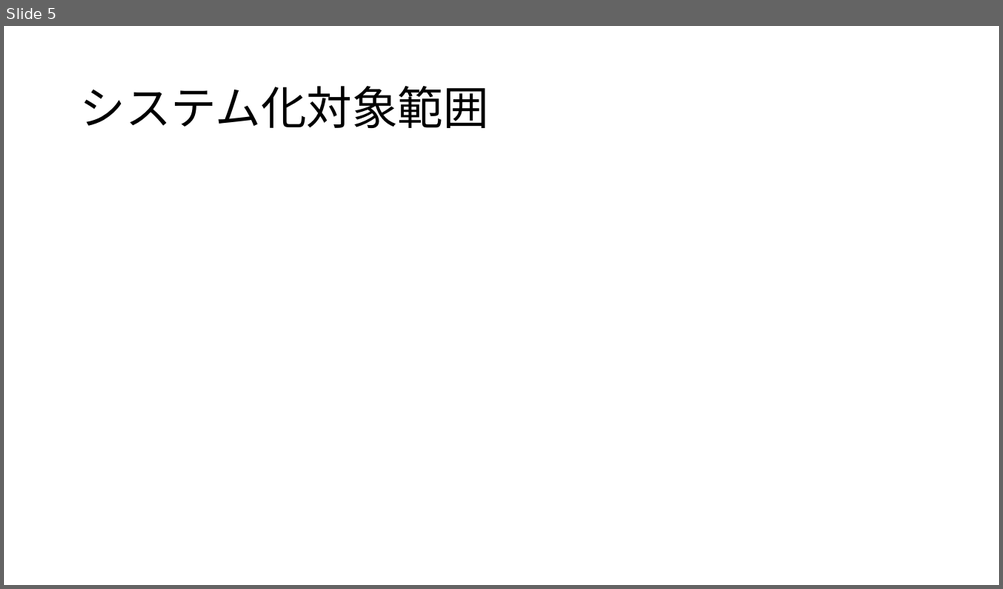
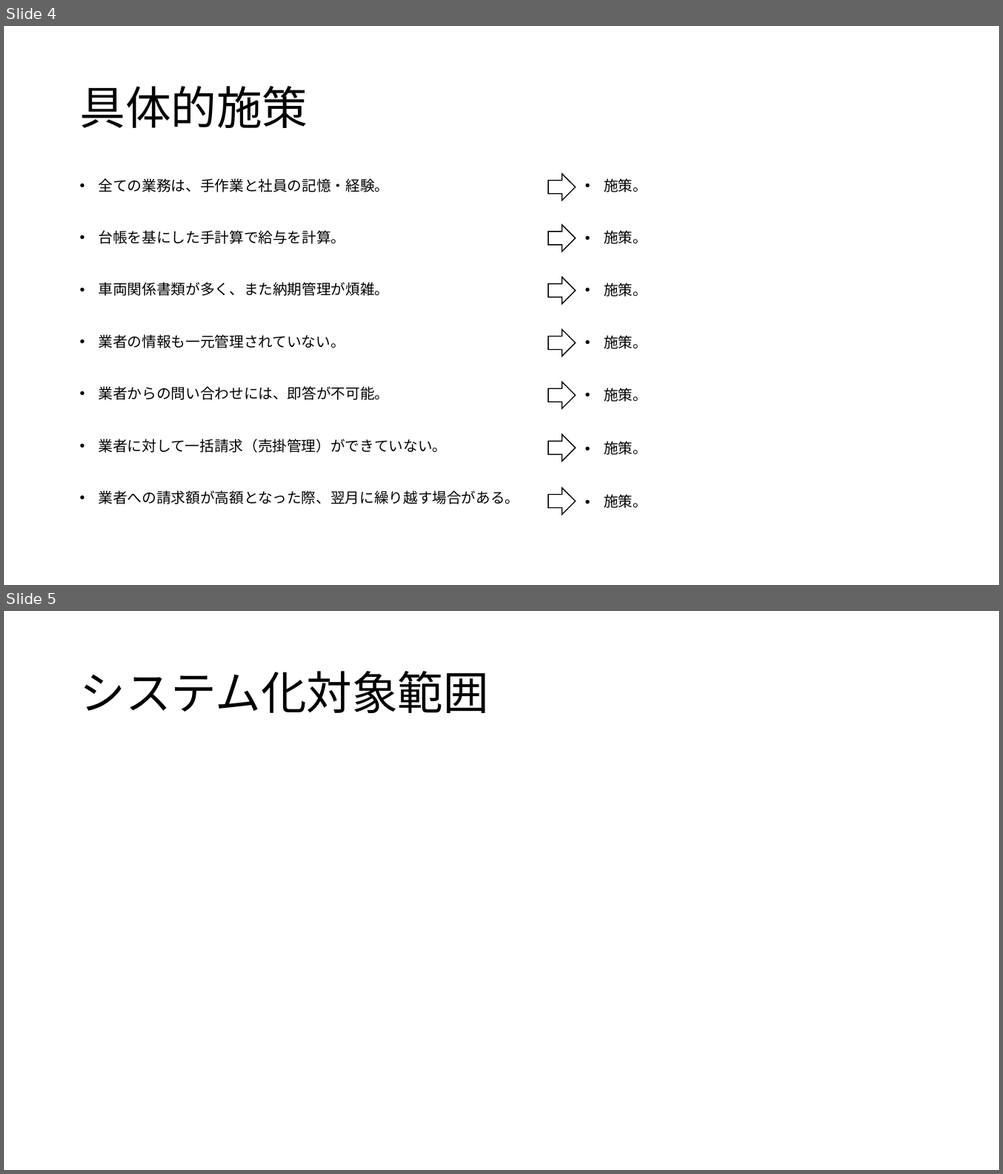
Before and after one commit to masapoyo/sugukuru, a slide deck: Presentation/要件定義.pptx. Shown one above the other, each under a label of ours: slide 5 before the commit, slides 4 and 5 after it. The pictures are 1003x589 and 1003x1174 pixels, drawn with LibreOffice and Linux fonts; fonts in the diff are those of the drawing. Boxes give left, top, right and bottom in pixels: in the first picture for what was removed or moved away, otherwise in the second. Text is boxed around its words. In the diff, an @@ line names an element or a change of style, - is before the commit and + after.

```diff
--- a/Presentation/要件定義.pptx
+++ b/Presentation/要件定義.pptx
@@ slide 4 added at <box>4,26,999,585</box>, background #FFFFFF @@
@@ title added at <box>79,86,307,128</box>, 44 pt, text #000000 @@
+具体的施策
@@ text added at <box>99,178,520,505</box>, 14 pt, text #000000 @@
+• 全ての業務は、手作業と社員の記憶・経験。
+• 台帳を基にした手計算で給与を計算。
+• 車両関係書類が多く、また納期管理が煩雑。
+• 業者の情報も一元管理されていない。
+• 業者からの問い合わせには、即答が不可能。
+• 業者に対して一括請求（売掛管理）ができていない。
+• 業者への請求額が高額となった際、翌月に繰り越す場合がある。
@@ right arrow added at <box>548,174,575,201</box>, fill #FFFFFF, outline #000000 1 pt @@
@@ text added at <box>603,178,647,192</box>, 14 pt, text #000000 @@
+• 施策。
@@ right arrow added at <box>548,225,575,252</box>, fill #FFFFFF, outline #000000 1 pt @@
@@ text added at <box>603,230,647,244</box>, 14 pt, text #000000 @@
+• 施策。
@@ right arrow added at <box>548,278,575,304</box>, fill #FFFFFF, outline #000000 1 pt @@
@@ text added at <box>603,283,647,297</box>, 14 pt, text #000000 @@
+• 施策。
@@ right arrow added at <box>548,329,575,357</box>, fill #FFFFFF, outline #000000 1 pt @@
@@ text added at <box>603,335,647,349</box>, 14 pt, text #000000 @@
+• 施策。
@@ right arrow added at <box>548,382,575,409</box>, fill #FFFFFF, outline #000000 1 pt @@
@@ text added at <box>603,388,647,402</box>, 14 pt, text #000000 @@
+• 施策。
@@ right arrow added at <box>548,435,575,462</box>, fill #FFFFFF, outline #000000 1 pt @@
@@ text added at <box>603,441,647,455</box>, 14 pt, text #000000 @@
+• 施策。
@@ right arrow added at <box>548,488,575,515</box>, fill #FFFFFF, outline #000000 1 pt @@
@@ text added at <box>603,494,647,508</box>, 14 pt, text #000000 @@
+• 施策。
```
Also in this commit, not shown: 5 slides changed, 2 other slides added, 1 slide removed.
